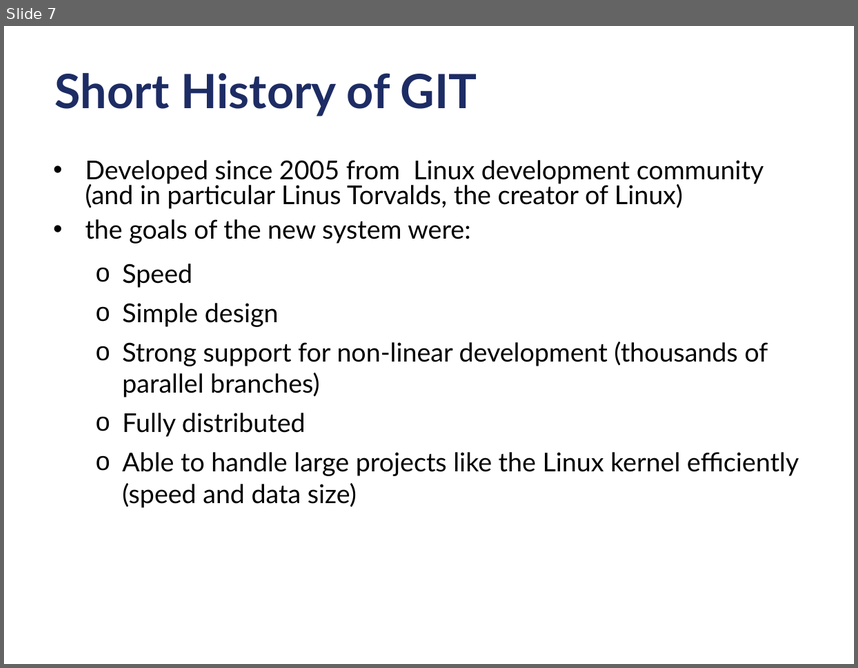
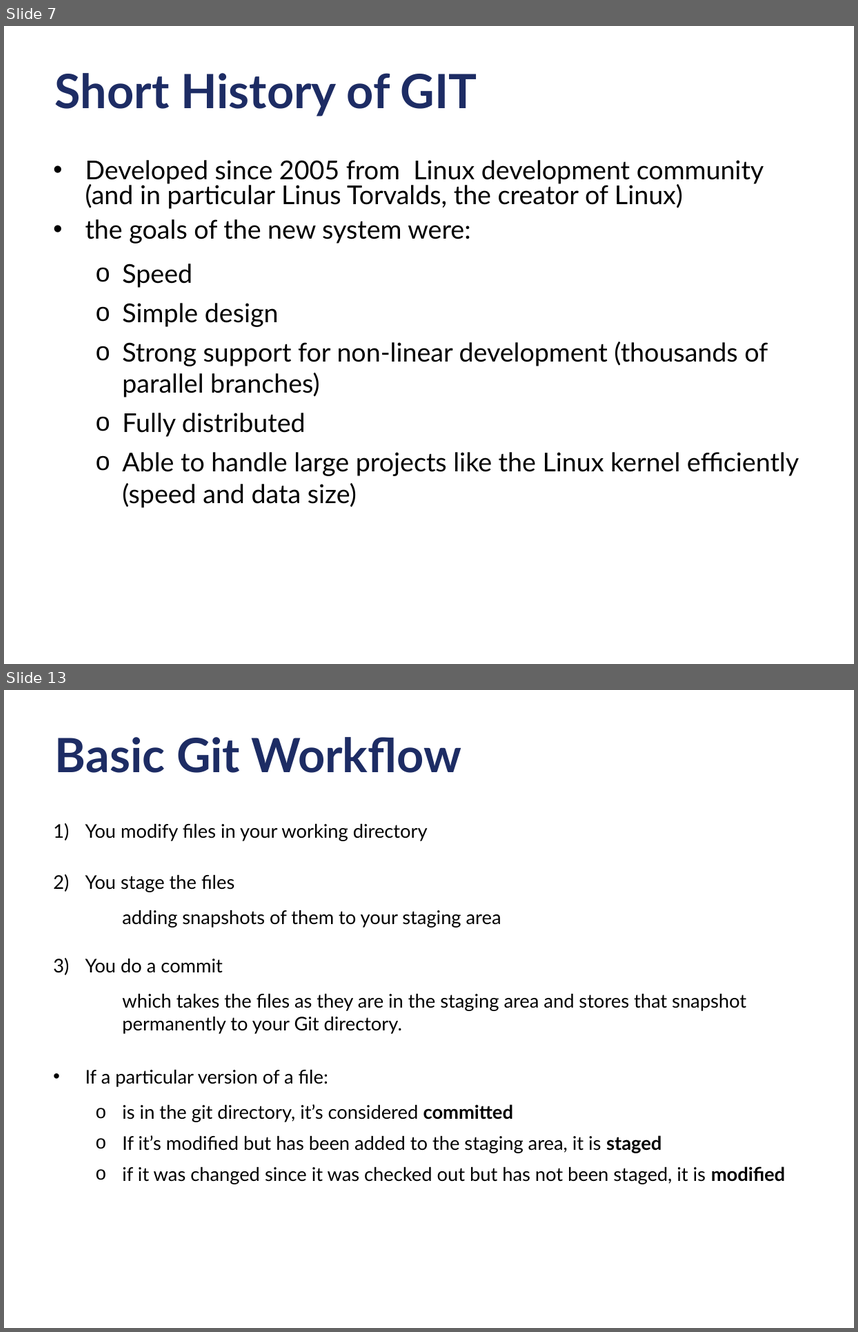
Before and after one commit to criluc/mini-git-tutorial, a slide deck: miniGitTutorial-12-2012.odp. Shown one above the other, each under a label of ours: slide 7 before the commit, slides 7 and 13 after it; the slides between them are not shown. The pictures are 858x668 and 858x1332 pixels, drawn with LibreOffice and Linux fonts; fonts in the diff are those of the drawing; background and template pictures are left out. Boxes give left, top, right and bottom in pixels: in the first picture for what was removed or moved away, otherwise in the second. Text is boxed around its words. In the diff, an @@ line names an element or a change of style, - is before the commit and + after.

Commit message:
Added parts from git states and area, installing, config,... to git remote

```diff
--- a/miniGitTutorial-12-2012.odp
+++ b/miniGitTutorial-12-2012.odp
@@ slide 13 added at bbox=[4, 690, 854, 1328], background #FFFFFF @@
@@ title added at bbox=[55, 737, 461, 773], 40 pt, text #1D2C64, bold @@
+Basic Git Workflow
@@ text added at bbox=[85, 824, 785, 1184], 16 pt, text #000000 @@
+1) You modify files in your working directory
+2) You stage the files
+  adding snapshots of them to your staging area
+3) You do a commit
+  which takes the files as they are in the staging area and stores that snapshot permanently to your Git directory.
+• If a particular version of a file:
+  o is in the git directory, it’s considered committed
+  o If it’s modified but has been added to the staging area, it is staged
+  o if it was changed since it was checked out but has not been staged, it is modified
```
Also in this commit, not shown: 5 slides changed, 19 other slides added.
